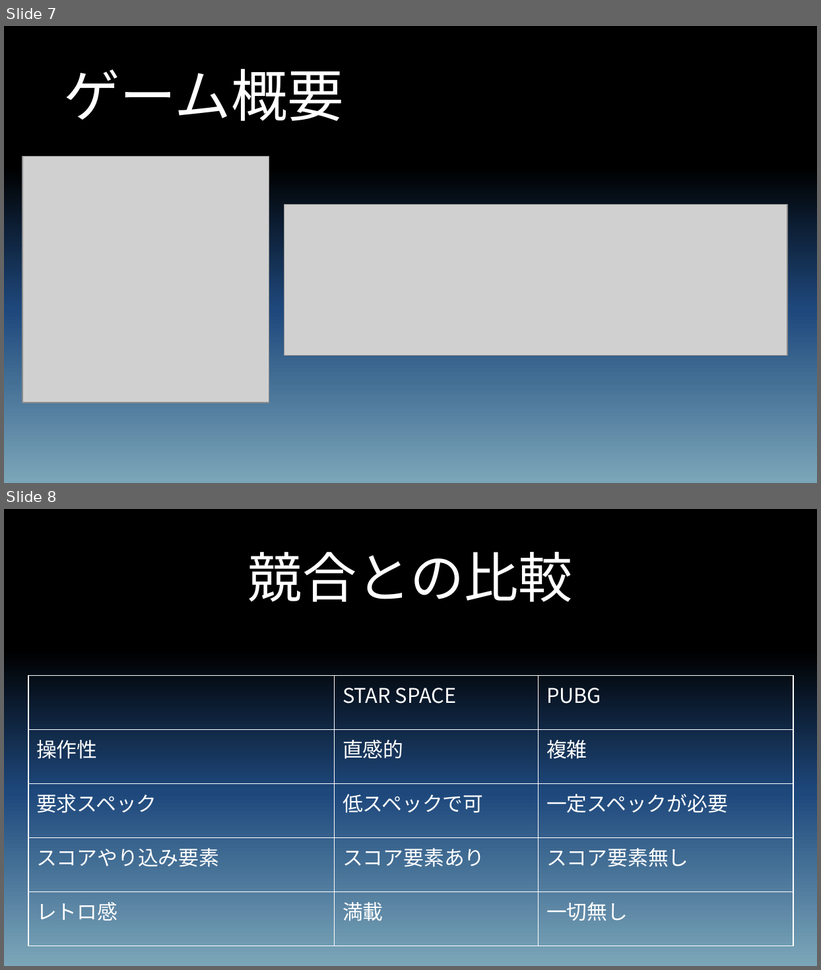
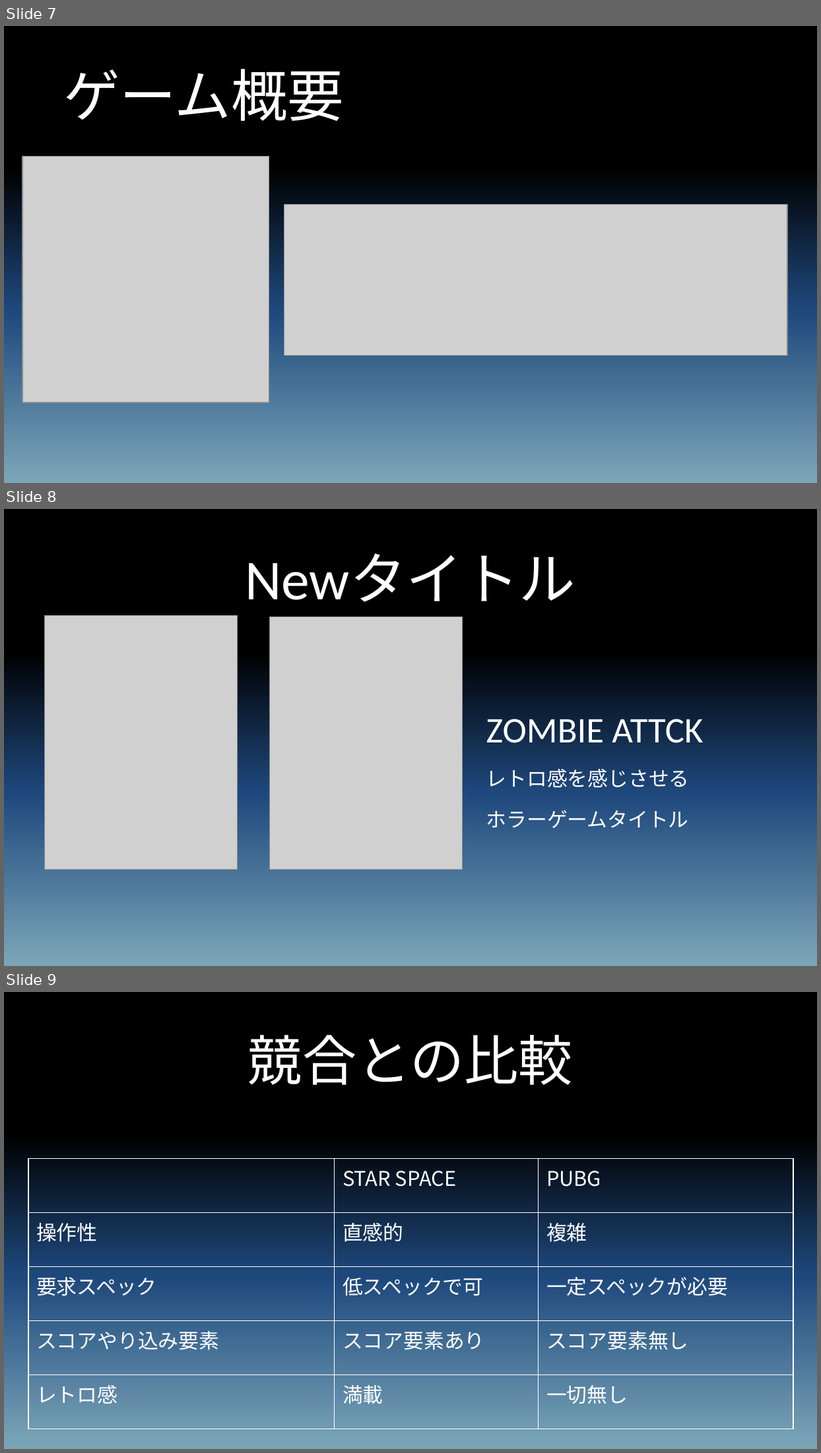
Before and after one commit to coyocoyo/starspace, a slide deck: 発表資料/プレゼンテーション資料.pptx. Shown one above the other, each under a label of ours: slides 7 and 8 before the commit, slides 7, 8 and 9 after it. The pictures are 821x970 and 821x1453 pixels, drawn with LibreOffice and Linux fonts; fonts in the diff are those of the drawing; grey boxes stand for pictures. Boxes give left, top, right and bottom in pixels: in the first picture for what was removed or moved away, otherwise in the second. Text is boxed around its words. In the diff, an @@ line names an element or a change of style, - is before the commit and + after.

```diff
--- a/発表資料/プレゼンテーション資料.pptx
+++ b/発表資料/プレゼンテーション資料.pptx
@@ slide 8 added at (4,509,817,966), background gradient #000000 to #1F497D to #7EA8BA @@
@@ title added at (245,553,576,602), 50 pt, text #FFFFFF @@
+Newタイトル
@@ picture added at (45,615,238,869) @@
@@ picture added at (270,617,463,870) @@
@@ text added at (486,719,703,828), 18 pt, text #FFFFFF @@
+ZOMBIE ATTCK
+レトロ感を感じさせる
+ホラーゲームタイトル
@@ what was slide 8 is now slide 9 @@
```
Also in this commit, not shown: 2 other files.
